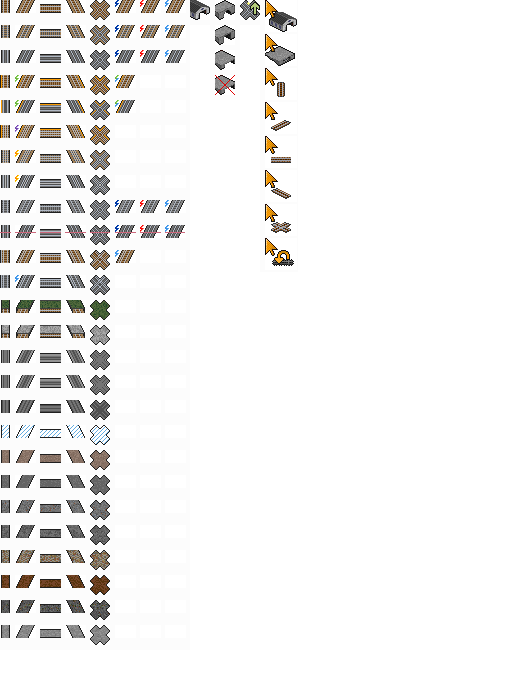
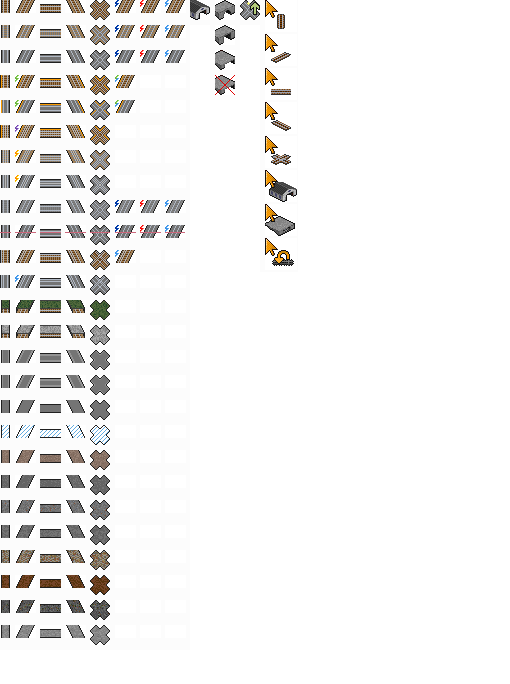
Revision of a layered 510 x 684 image; what changed, layer by layer:
painted on "under" over (2, 2, 258, 544)
painted on "Layer 1" over (265, 12, 297, 236)
